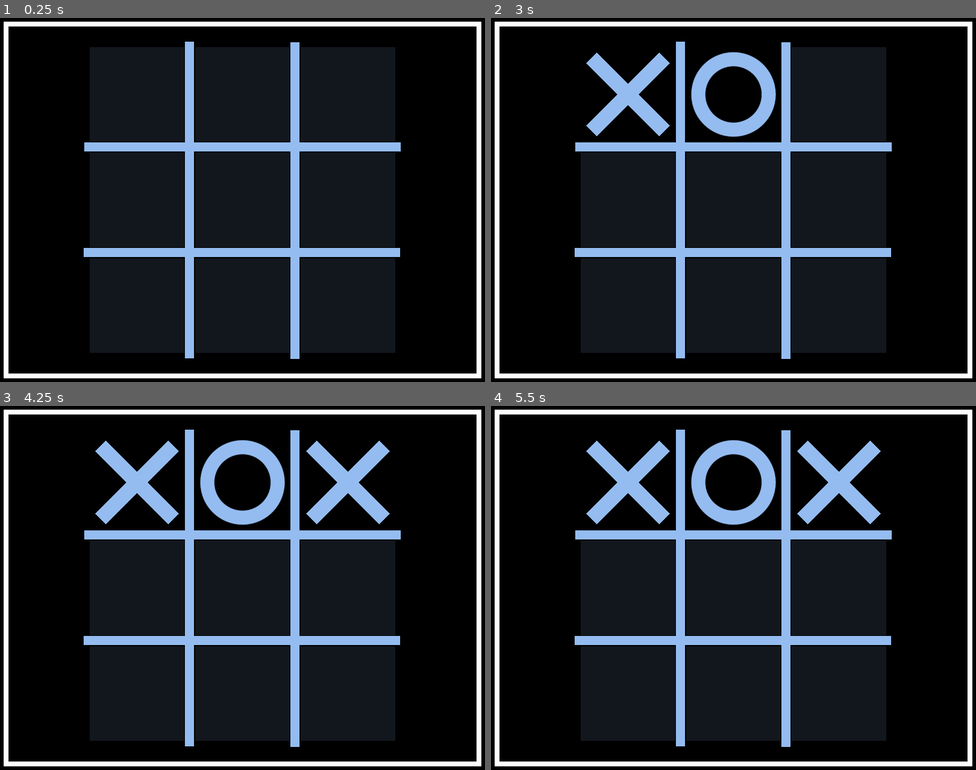
Above: before the commit, frames 1-4 (two rows, left to right).
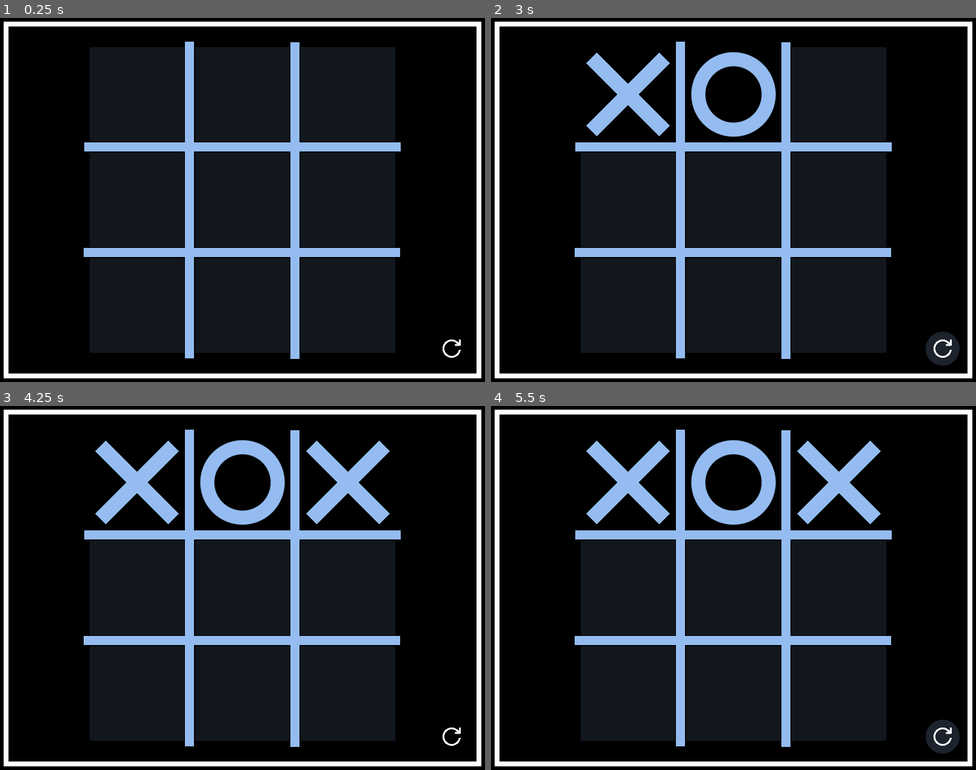
Above: after the commit, the same moments.

Repository: joshuafolkken/tic-tac-toe
Game: Godot game, scene res://scenes/main.tscn
Same seed, same stepped clock (60 frames per second), same inputs: the game is played once before the commit and once after it.
Inputs (mouse positions are in pixels of both pictures, inside the frame that each line leads up to):
- Up to frame 1 (0.25 s): no input
- Up to frame 2 (3 s): click (942, 349) at 0.52 s; click (626, 94) at 1.27 s; click (733, 94) at 2.02 s; click (942, 349) at 2.77 s
- Up to frame 3 (4.25 s): click (349, 482) at 3.52 s
- Up to frame 4 (5.5 s): click (942, 737) at 4.27 s; tap Enter at 5 s

The runs differ from the first frame. In frame 1, less than 0.1% of the frame differs, in the area x 91-95%, y 88-94%; in frame 2, 0.5%, in the area x 89-97%, y 86-96%; in frame 3, less than 0.1%; in frame 4, 0.5%.

Commit message:
Theme #52

Diff:
--- /dev/null
+++ b/assets/art/refresh-cw-svgrepo-com.svg
@@ -0,0 +1,12 @@
+<!DOCTYPE svg PUBLIC "-//W3C//DTD SVG 1.1//EN" "http://www.w3.org/Graphics/SVG/1.1/DTD/svg11.dtd">
+
+<!-- Uploaded to: SVG Repo, www.svgrepo.com, Transformed by: SVG Repo Mixer Tools -->
+<svg width="800px" height="800px" viewBox="0 0 24 24" fill="none" xmlns="http://www.w3.org/2000/svg">
+
+<g id="SVGRepo_bgCarrier" stroke-width="0"/>
+
+<g id="SVGRepo_tracerCarrier" stroke-linecap="round" stroke-linejoin="round"/>
+
+<g id="SVGRepo_iconCarrier"> <path d="M21 3V8M21 8H16M21 8L18 5.29168C16.4077 3.86656 14.3051 3 12 3C7.02944 3 3 7.02944 3 12C3 16.9706 7.02944 21 12 21C16.2832 21 19.8675 18.008 20.777 14" stroke="#ffffff" stroke-width="2" stroke-linecap="round" stroke-linejoin="round"/> </g>
+
+</svg>
--- /dev/null
+++ b/main_theme.tres
@@ -0,0 +1,39 @@
+[gd_resource type="Theme" load_steps=4 format=3 uid="uid://m15eh550qjbo"]
+
+[sub_resource type="StyleBoxFlat" id="StyleBoxFlat_8mi0q"]
+content_margin_left = 10.0
+content_margin_top = 10.0
+content_margin_right = 10.0
+content_margin_bottom = 10.0
+bg_color = Color(0.580392, 0.737255, 0.941176, 0.188235)
+corner_radius_top_left = 1024
+corner_radius_top_right = 1024
+corner_radius_bottom_right = 1024
+corner_radius_bottom_left = 1024
+
+[sub_resource type="StyleBoxFlat" id="StyleBoxFlat_ftqw1"]
+content_margin_left = 10.0
+content_margin_top = 10.0
+content_margin_right = 10.0
+content_margin_bottom = 10.0
+bg_color = Color(0.580392, 0.737255, 0.941176, 0)
+corner_radius_top_left = 1024
+corner_radius_top_right = 1024
+corner_radius_bottom_right = 1024
+corner_radius_bottom_left = 1024
+
+[sub_resource type="StyleBoxFlat" id="StyleBoxFlat_rya7p"]
+content_margin_left = 10.0
+content_margin_top = 10.0
+content_margin_right = 10.0
+content_margin_bottom = 10.0
+bg_color = Color(0.580392, 0.737255, 0.941176, 0.376471)
+corner_radius_top_left = 1024
+corner_radius_top_right = 1024
+corner_radius_bottom_right = 1024
+corner_radius_bottom_left = 1024
+
+[resource]
+Button/styles/hover = SubResource("StyleBoxFlat_8mi0q")
+Button/styles/normal = SubResource("StyleBoxFlat_ftqw1")
+Button/styles/pressed = SubResource("StyleBoxFlat_rya7p")
--- a/project.godot
+++ b/project.godot
@@ -20,7 +20,10 @@
 window/size/viewport_width=800
 window/size/viewport_height=600
 window/stretch/mode="canvas_items"
-window/dpi/allow_hidpi=false
+
+[gui]
+
+theme/custom="res://main_theme.tres"
 
 [rendering]
 
--- a/scenes/main.tscn
+++ b/scenes/main.tscn
@@ -1,7 +1,8 @@
-[gd_scene load_steps=4 format=3 uid="uid://cuvea3u35e65l"]
+[gd_scene load_steps=5 format=3 uid="uid://cuvea3u35e65l"]
 
 [ext_resource type="PackedScene" uid="uid://dmryi85504aks" path="res://scenes/board.tscn" id="1_ck7lo"]
 [ext_resource type="Script" path="res://src/main.gd" id="1_oobpf"]
+[ext_resource type="Texture2D" uid="uid://dsb2rek5ni38t" path="res://assets/art/refresh-cw-svgrepo-com.svg" id="4_3p3bl"]
 [ext_resource type="PackedScene" uid="uid://dxenlckbrd3fb" path="res://scenes/cells.tscn" id="4_yfwbp"]
 
 [node name="Main" type="Node"]
@@ -18,3 +19,12 @@
 
 [node name="Cells" parent="." instance=ExtResource("4_yfwbp")]
 position = Vector2(226, 126)
+
+[node name="Button" type="Button" parent="."]
+offset_left = 717.0
+offset_top = 517.0
+offset_right = 773.0
+offset_bottom = 573.0
+focus_mode = 0
+icon = ExtResource("4_3p3bl")
+expand_icon = true
Not shown, added: assets/art/refresh-cw-svgrepo-com.svg.import
